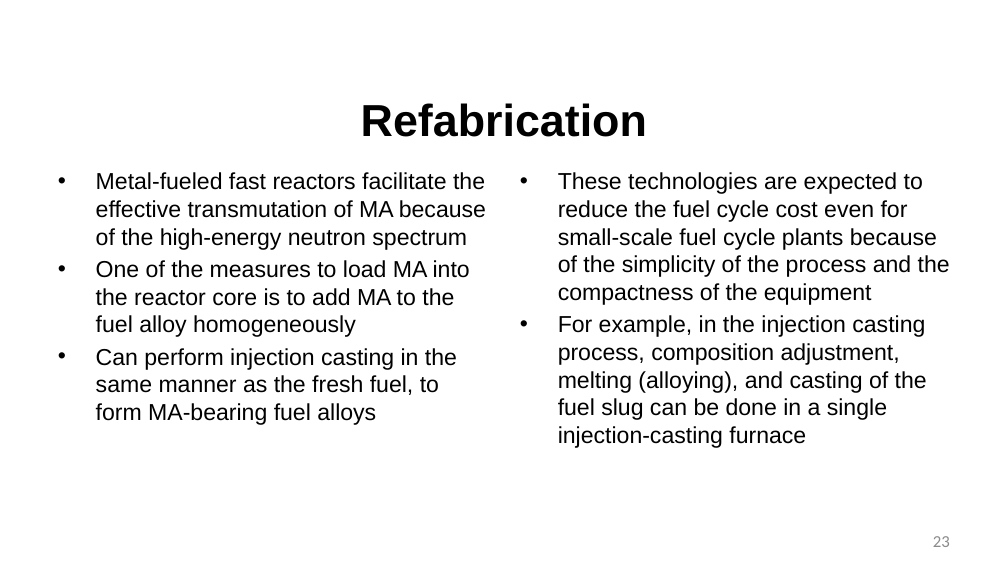
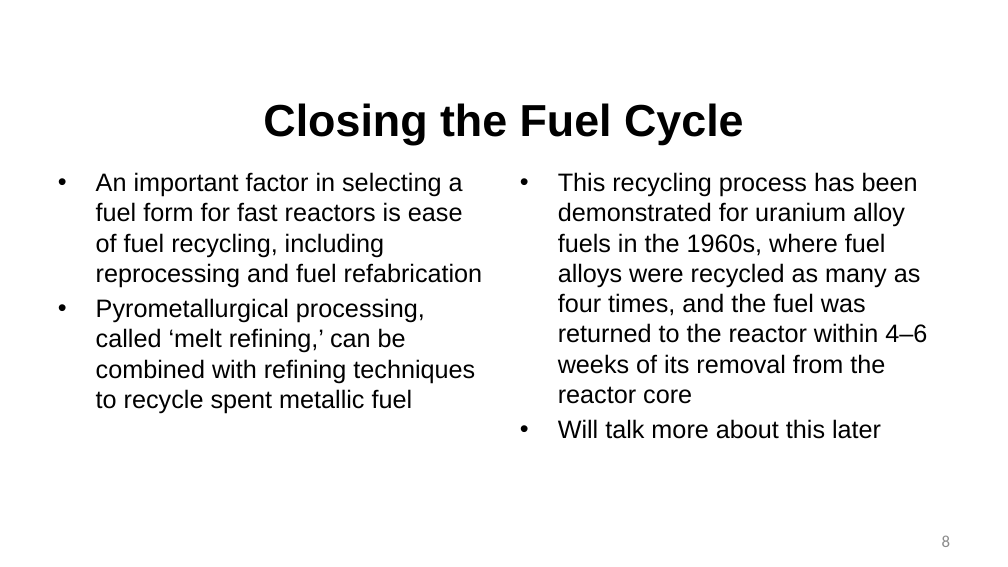
Before and after one commit to benbeeler/TEACHING, a slide deck: slide 8 of Advanced Reactor Materials/Fall2025/Lec9_SFRs.pptx (slide 23 before the commit). Drawn at 1008x567 pixels with LibreOffice and Linux fonts; fonts in the diff are those of the drawing; background and template pictures are left out. Boxes give left, top, right and bottom in pixels: in the first picture for what was removed or moved away, otherwise in the second. Text is boxed around its words. In the diff, an @@ line names an element or a change of style, - is before the commit and + after.

```diff
--- a/Advanced Reactor Materials/Fall2025/Lec9_SFRs.pptx
+++ b/Advanced Reactor Materials/Fall2025/Lec9_SFRs.pptx
@@ title at <box>263,103,744,145</box>: text changed @@
-Refabrication
+Closing the Fuel Cycle
@@ text at <box>96,172,483,414</box>: text changed; size 22 to 24 pt @@
-• Metal-fueled fast reactors facilitate the effective transmutation of MA because of the high-energy neutron spectrum
-• One of the measures to load MA into the reactor core is to add MA to the fuel alloy homogeneously
-• Can perform injection casting in the same manner as the fresh fuel, to form MA-bearing fuel alloys
+• An important factor in selecting a fuel form for fast reactors is ease of fuel recycling, including reprocessing and fuel refabrication
+• Pyrometallurgical processing, called ‘melt refining,’ can be combined with refining techniques to recycle spent metallic fuel
@@ text at <box>558,172,927,439</box>: text changed; size 22 to 24 pt @@
-• These technologies are expected to reduce the fuel cycle cost even for small-scale fuel cycle plants because of the simplicity of the process and the compactness of the equipment
-• For example, in the injection casting process, composition adjustment, melting (alloying), and casting of the fuel slug can be done in a single injection-casting furnace
+• This recycling process has been demonstrated for uranium alloy fuels in the 1960s, where fuel alloys were recycled as many as four times, and the fuel was returned to the reactor within 4–6 weeks of its removal from the reactor core
+• Will talk more about this later
@@ page number at <box>942,535,950,547</box>: text changed @@
-23
+8
```
Also in this commit, not shown: 3 other slides changed, 39 slides added, 30 slides removed, 27 other files.
